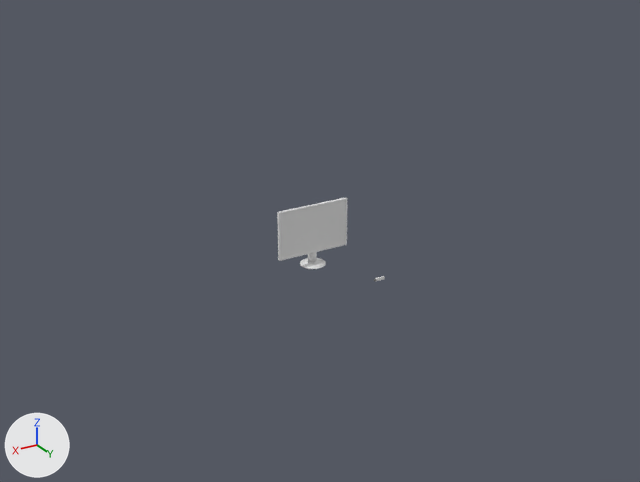
Two versions of the FBX model ProjectVSN/Assets/Models/login.fbx, one commit apart.
One viewpoint serves both versions: a camera (50 mm lens) standing at (213.0, 303.0, 177.0) and looking at (6.0, -42.0, 5.0). Arrows for +X, +Y and +Z are at lower left; the lights stay in place. Where no turn or scale is listed for an object, it has been applied to the vertices.

Objects in the first picture: 'monitor', 'pantalla'.
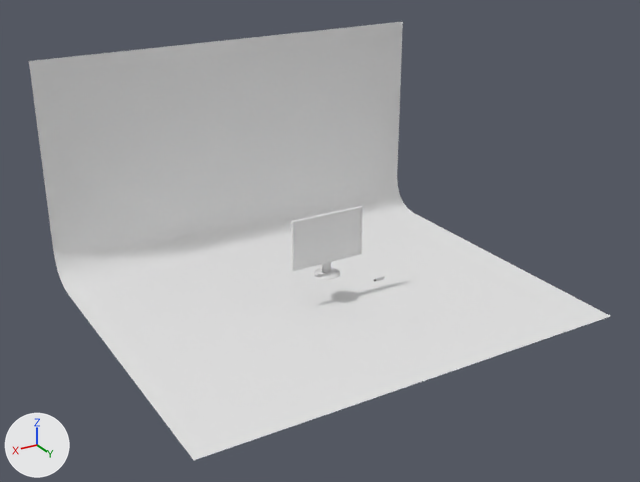
The change, as JSON lines over the scene's bpy script:
```json
{"op": "add", "block": "me_plane", "code": ["me_plane = bpy.data.meshes.new('Plane')", "me_plane.from_pydata([(-112.0, 41.0, -31.0), (112.0, 41.0, -31.0), (-112.0, -142.0, 87.0), (112.0, -142.0, 87.0), (-112.0, -142.0, -13.0), (-112.0, -124.0, -31.0), (-112.0, -141.0, -18.0), (-112.0, -139.0, -24.0), (-112.0, -134.0, -28.0), (-112.0, -129.0, -30.0), (112.0, -124.0, -31.0), (112.0, -142.0, -13.0), (112.0, -129.0, -30.0), (112.0, -134.0, -28.0), (112.0, -139.0, -24.0), (112.0, -141.0, -18.0)], [], [(11, 4, 2, 3), (4, 11, 15, 6), (6, 15, 14, 7), (7, 14, 13, 8), (8, 13, 12, 9), (9, 12, 10, 5), (5, 10, 1, 0)])"]}
{"op": "set", "path": "ob_pantalla.location", "old": "(0.0, 0.0, 0.0)", "new": "(0.0, 14.2, 0.0)"}
{"op": "set", "path": "ob_monitor.location", "old": "(0.0, 0.0, 0.0)", "new": "(0.0, 14.2, 0.0)"}
{"op": "add", "block": "ob_fondo", "code": ["ob_fondo = bpy.data.objects.new('fondo', me_plane)", "ob_fondo.location = (0.0, 0.0, 0.0)"]}
```

Pixel boxes (x1, y1, x2, y2) of what changed, in the pictures (640 x 482 px):
```json
{"object": "fondo", "change": "added", "after": [29, 22, 610, 460]}
{"object": "pantalla", "change": "moved", "before": [281, 201, 345, 258], "after": [295, 209, 360, 268]}
{"object": "monitor", "change": "moved", "before": [277, 197, 347, 269], "after": [291, 206, 363, 279]}
```
